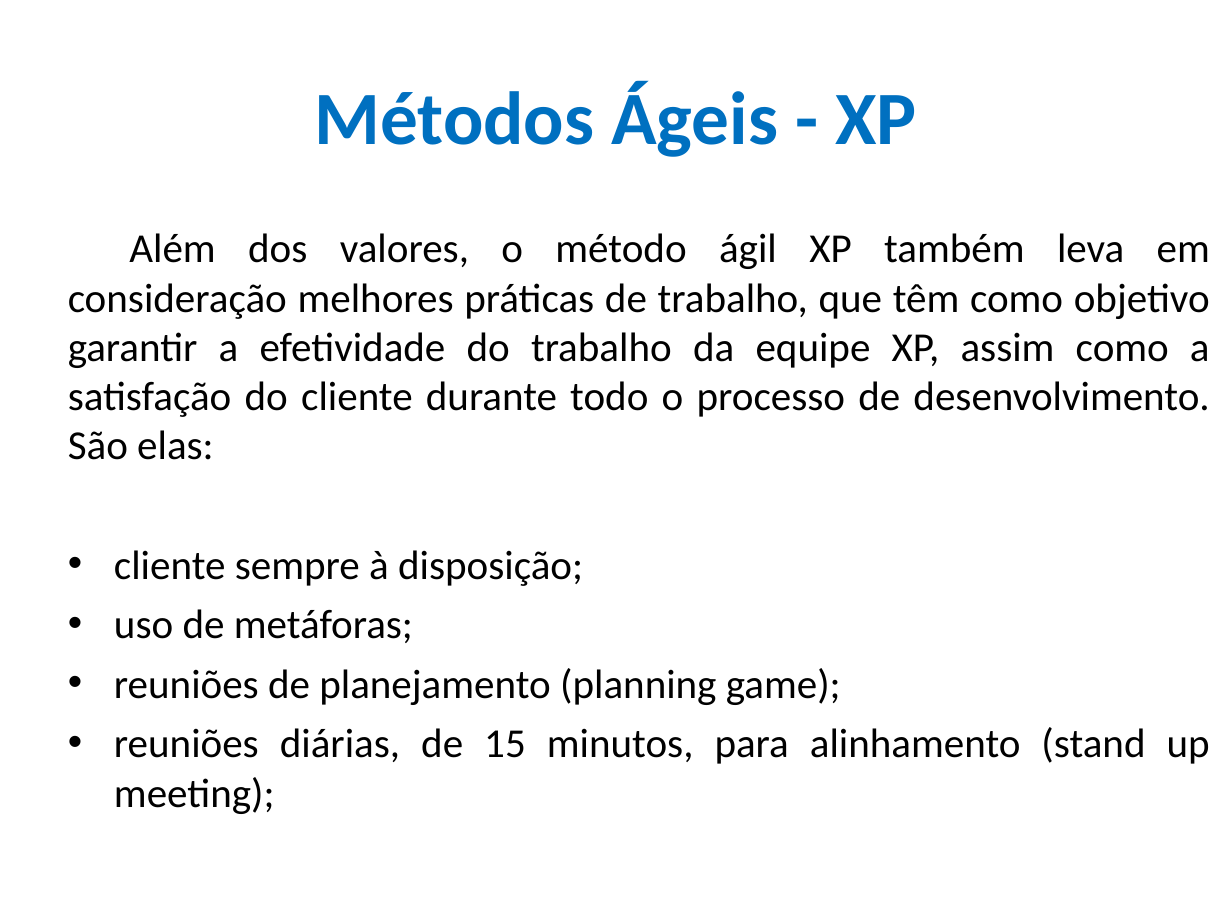
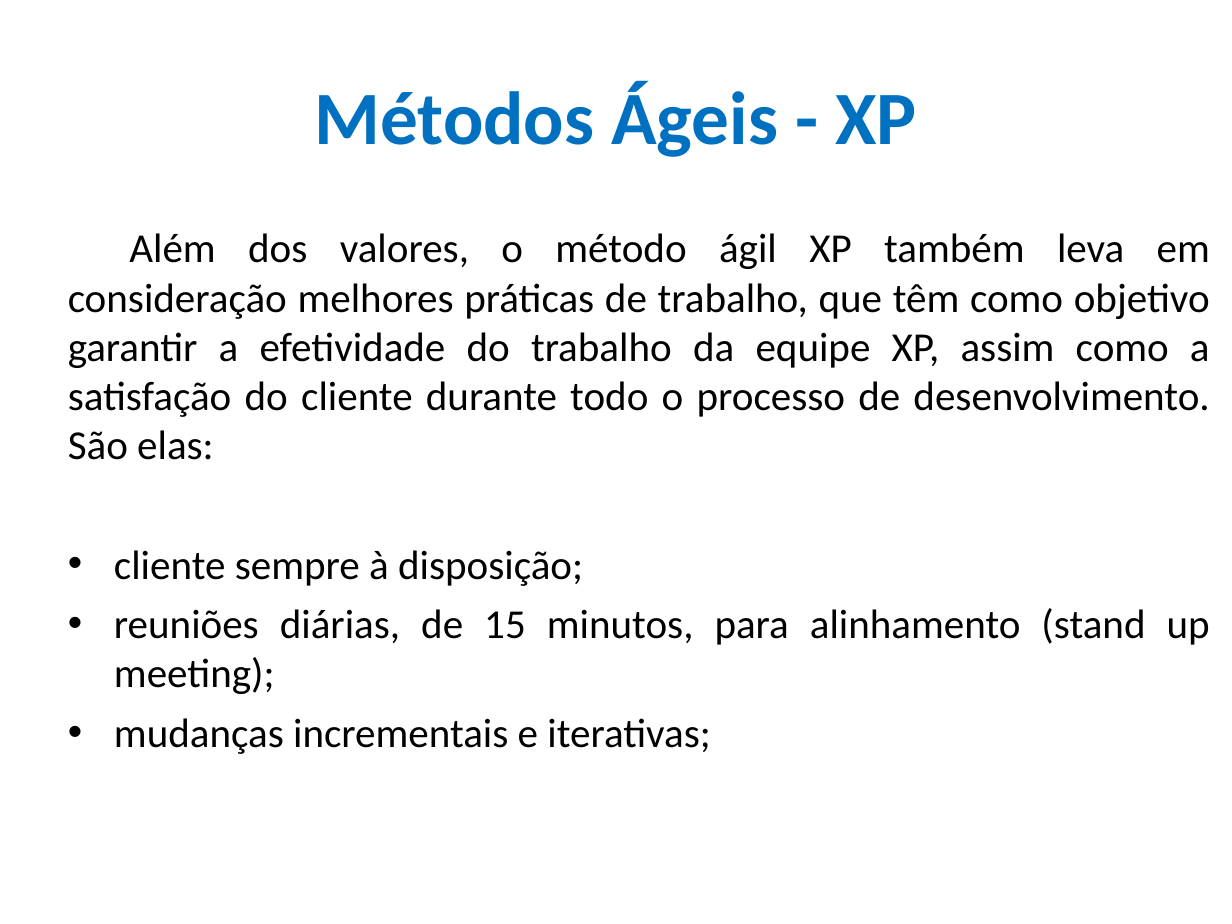
Before and after one commit to CloudEducationBrazil/WydenEngenhariaDeSoftware, a slide deck: slide 25 of 01 Classes/Aulas 01 e 02 Conceitos Eng. Soft e Métodos Ágeis.pptx. Drawn at 1232x924 pixels with LibreOffice and Linux fonts; fonts in the diff are those of the drawing; background and template pictures are left out. Boxes give left, top, right and bottom in pixels: in the first picture for what was removed or moved away, otherwise in the second. Text is boxed around its words. In the diff, an @@ line names an element or a change of style, - is before the commit and + after.

```diff
--- a/01 Classes/Aulas 01 e 02 Conceitos Eng. Soft e Métodos Ágeis.pptx
+++ b/01 Classes/Aulas 01 e 02 Conceitos Eng. Soft e Métodos Ágeis.pptx
@@ text at [114, 609, 841, 705]: paragraphs removed @@
-• uso de metáforas;
-• reuniões de planejamento (planning game);
@@ text at [114, 718, 710, 754]: paragraph added @@
+• mudanças incrementais e iterativas;
```
Also in this commit, not shown: 9 other slides changed, 1 other file.
